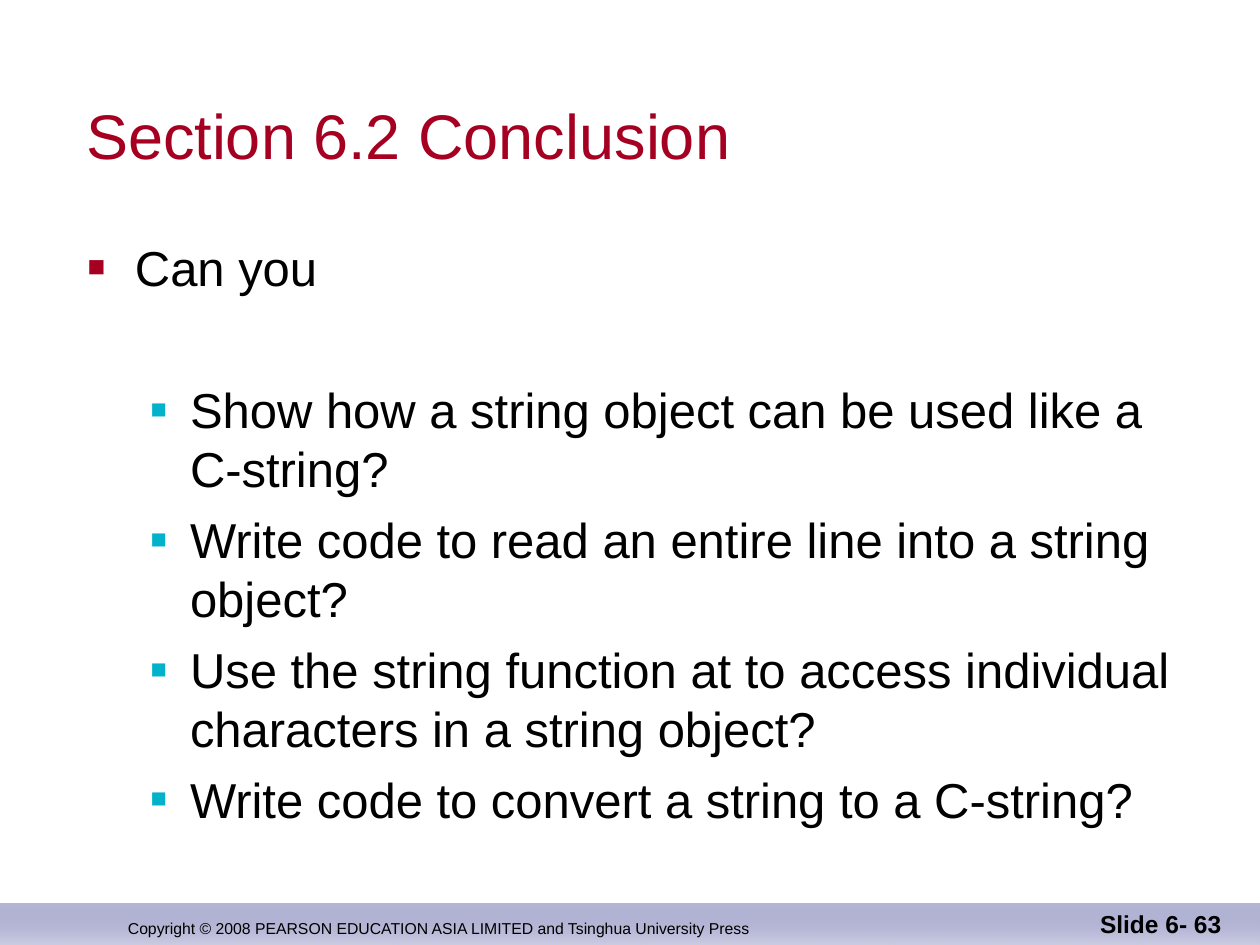
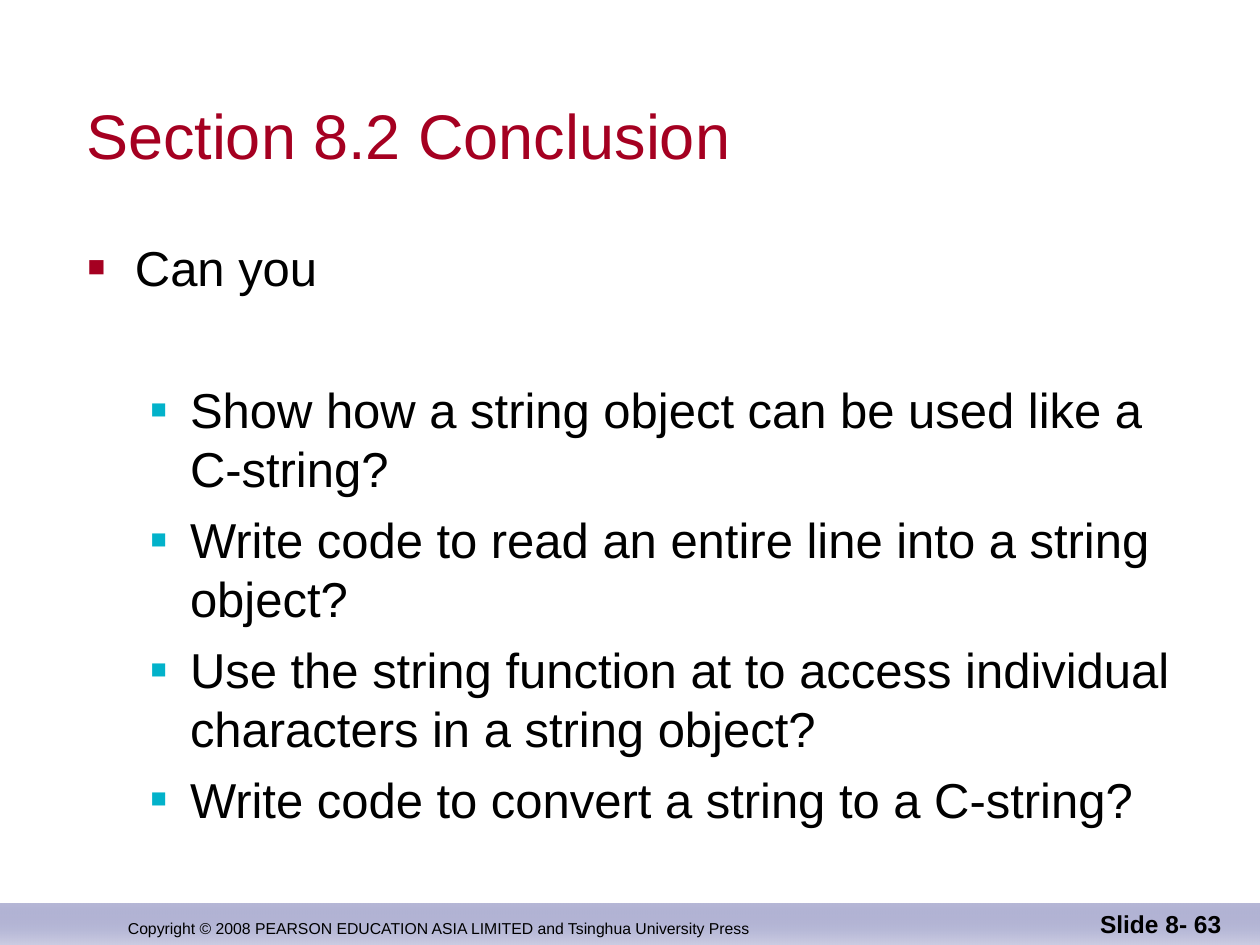
Before and after one commit to djuanbei/CPLUSPLUS, a slide deck: slide 63 of ppt/Chapter 8.ppt. Drawn at 1260x945 pixels with LibreOffice and Linux fonts; fonts in the diff are those of the drawing; background and template pictures are left out. Boxes give left, top, right and bottom in pixels: in the first picture for what was removed or moved away, otherwise in the second. Text is boxed around its words. In the diff, an @@ line names an element or a change of style, - is before the commit and + after.

```diff
--- a/ppt/Chapter 8.ppt
+++ b/ppt/Chapter 8.ppt
@@ title at (86, 113, 730, 160): text changed @@
-Section 6.2 Conclusion
+Section 8.2 Conclusion
@@ page number at (1100, 915, 1221, 934): text changed @@
-Slide 6- 63
+Slide 8- 63
```
Also in this commit, not shown: 20 other slides changed, 7 other files.
